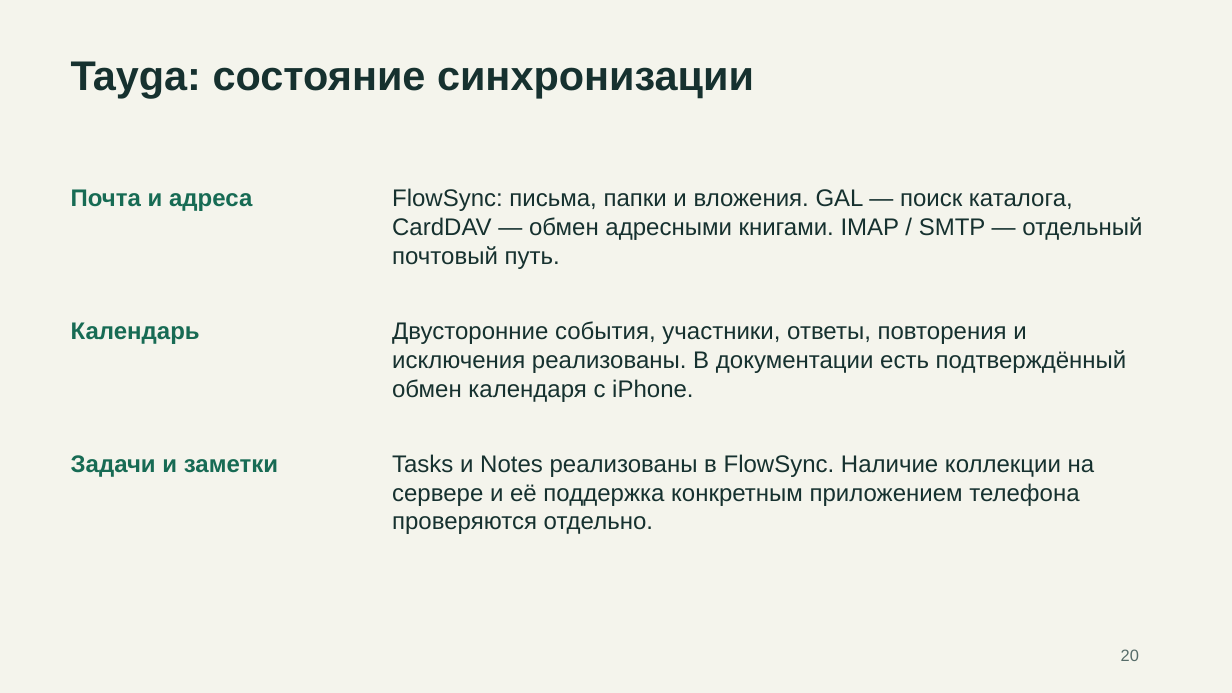
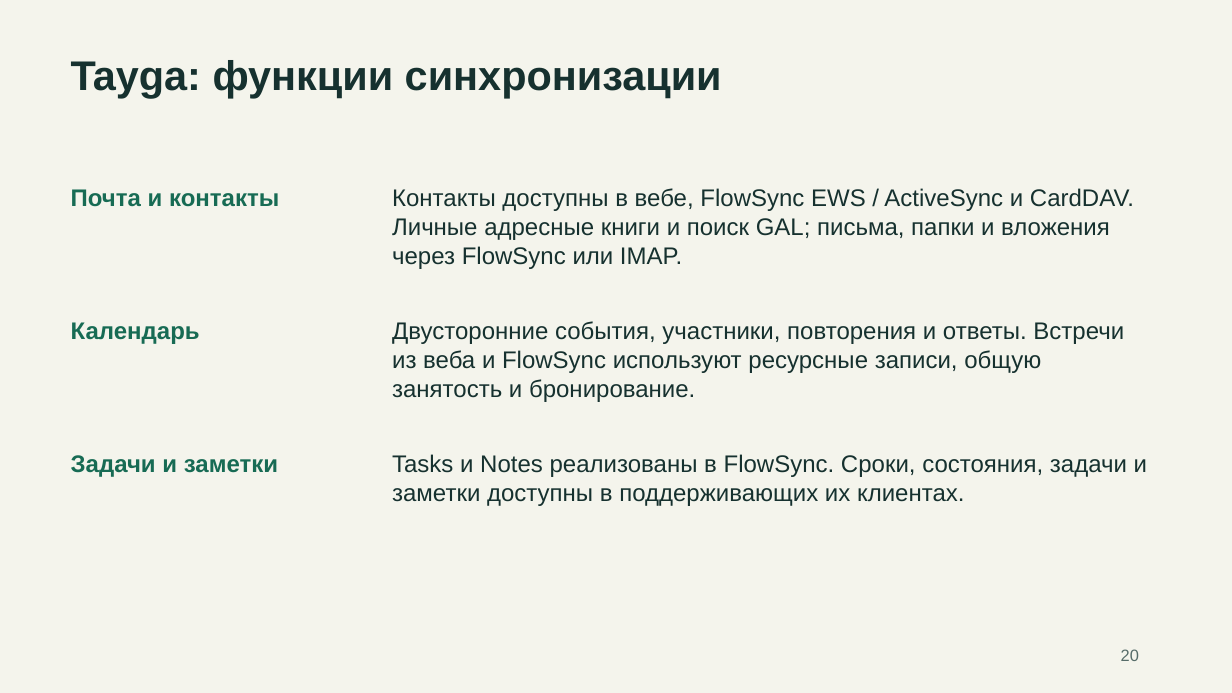
Before and after one commit to rkislov/tayga-mail-server, a slide deck: slide 20 of docs/presentations/tayga-competitors-2026-11-19.pptx. Drawn at 1232x693 pixels with LibreOffice and Linux fonts; fonts in the diff are those of the drawing. Boxes give left, top, right and bottom in pixels: in the first picture for what was removed or moved away, otherwise in the second. Text is boxed around its words. In the diff, an @@ line names an element or a change of style, - is before the commit and + after.

Commit message:
docs: add full comparison matrix and Tayga priorities, refresh product facts

```diff
--- a/docs/presentations/tayga-competitors-2026-11-19.pptx
+++ b/docs/presentations/tayga-competitors-2026-11-19.pptx
@@ text at (71,60,722,98): text changed @@
-Tayga: состояние синхронизации
+Tayga: функции синхронизации
@@ text at (71,189,279,207): text changed @@
-Почта и адреса
+Почта и контакты
@@ text at (392,188,1134,269): text changed @@
-FlowSync: письма, папки и вложения. GAL — поиск каталога, CardDAV — обмен адресными книгами. IMAP / SMTP — отдельный почтовый путь.
+Контакты доступны в вебе, FlowSync EWS / ActiveSync и CardDAV. Личные адресные книги и поиск GAL; письма, папки и вложения через FlowSync или IMAP.
@@ text at (392,321,1124,402): text changed @@
-Двусторонние события, участники, ответы, повторения и исключения реализованы. В документации есть подтверждённый обмен календаря с iPhone.
+Двусторонние события, участники, повторения и ответы. Встречи из веба и FlowSync используют ресурсные записи, общую занятость и бронирование.
@@ text at (392,454,1147,506): text changed @@
-Tasks и Notes реализованы в FlowSync. Наличие коллекции на сервере и её поддержка конкретным приложением телефона проверяются отдельно.
+Tasks и Notes реализованы в FlowSync. Сроки, состояния, задачи и заметки доступны в поддерживающих их клиентах.
```
Also in this commit, not shown: 10 other slides changed, 12 slides added, 4 other files.
